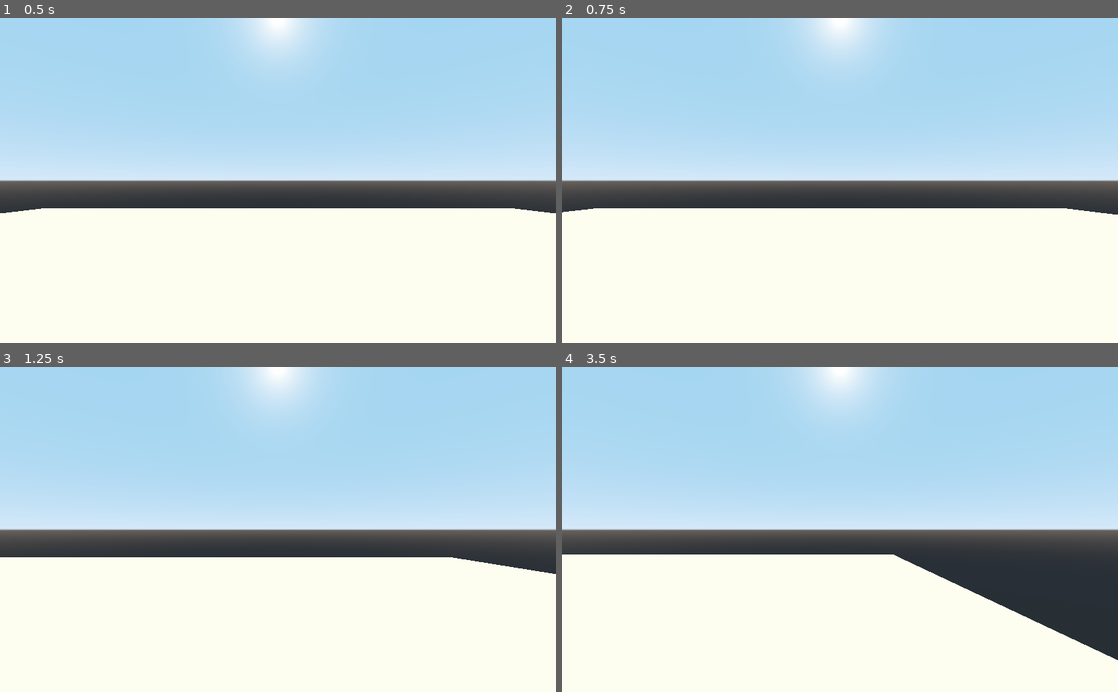
Above: before the commit, frames 1-4 (two rows, left to right).
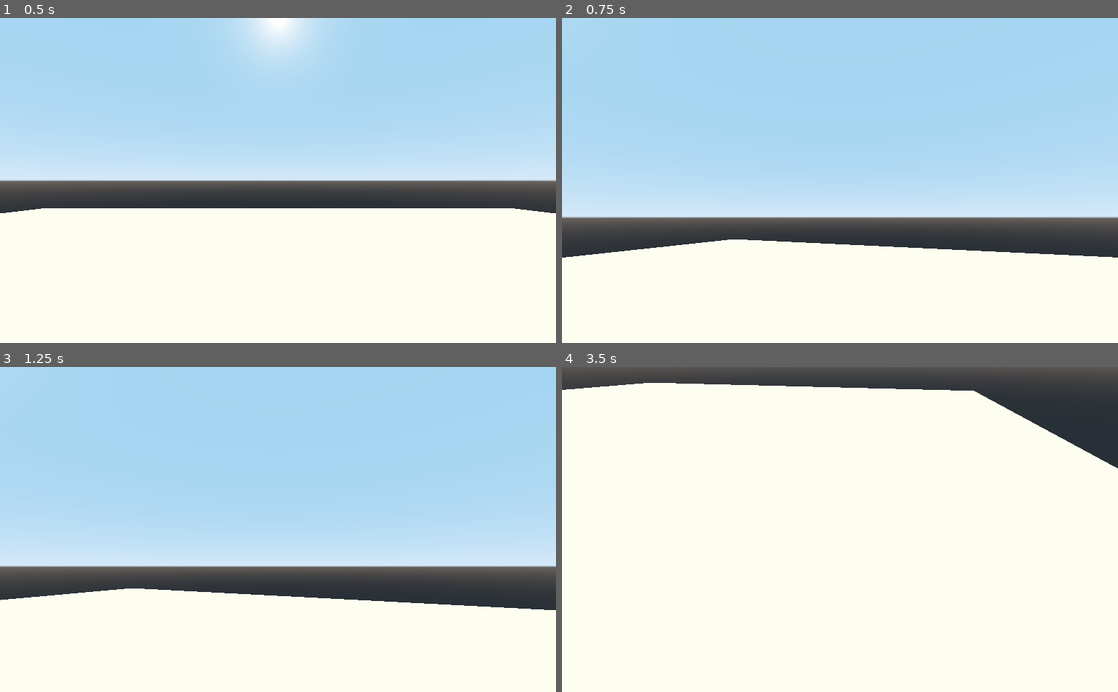
Above: after the commit, the same moments.

Repository: mc-carthy/gdBasicFps
Game: Godot game, scene res://Scenes/World.tscn
Two runs of this game, one before a commit and one after it. Both use one fixed random seed, a clock stepped at 60 frames per second and the inputs below.
Inputs (mouse positions are in pixels of both pictures, inside the frame that each line leads up to):
- Up to frame 1 (0.5 s): no input
- Up to frame 2 (0.75 s): tap Enter at 0.5 s; move the mouse to (962, 164) at 0.52 s; hold D (move_right) from 0.53 s (still down)
- Up to frame 3 (1.25 s): keep holding D (move_right)
- Up to frame 4 (3.5 s): move the mouse to (728, 545) at 1.27 s; release D (move_right) at 1.28 s; hold S (move_backward) 1.28-2.03 s; move the mouse to (895, 458) at 2.02 s; hold D (move_right) 2.03-2.78 s; move the mouse to (812, 594) at 2.77 s; hold W (move_forward) from 2.78 s (still down)

Frame 1 is identical in both runs. In frame 2, 25% of the frame differs, in the area x 0-100%, y 0-74%; in frame 3, 25%; in frame 4, 64%, in the area x 0-100%, y 0-91%.

Commit message:
Add mouselook

Diff:
--- a/Player/Player.gd
+++ b/Player/Player.gd
@@ -4,11 +4,22 @@
 export var acceleration: float = 5
 export var gravity: float = -9.8
 export var jump_speed: float = 30
+export var mouse_sensitivity: float = 0.3
 
 onready var head: Spatial = $Head
 onready var camera: Camera = $Head/Camera
 
 var velocity := Vector3()
+var camera_vert: float = 0
+var camera_vert_limit: float = deg2rad(60)
+
+func _input(event: InputEvent) -> void:
+	if event is InputEventMouseMotion:
+		head.rotate_y(deg2rad(-event.relative.x * mouse_sensitivity))
+
+		var vert_delta = deg2rad(-event.relative.y * mouse_sensitivity)
+		camera_vert = clamp(camera_vert + vert_delta, -camera_vert_limit, camera_vert_limit)
+		camera.rotation.x = camera_vert
 
 func _physics_process(delta: float) -> void:
 	var head_basis: Basis = head.global_transform.basis
